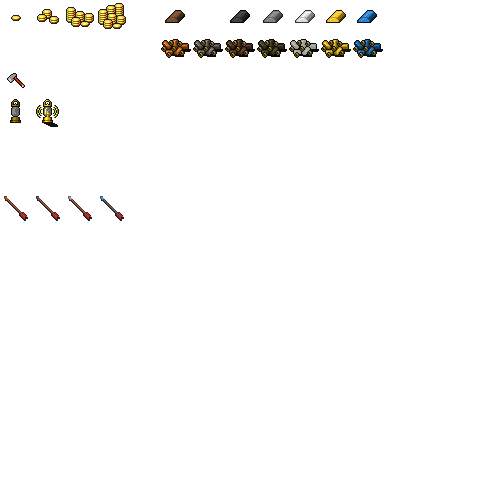
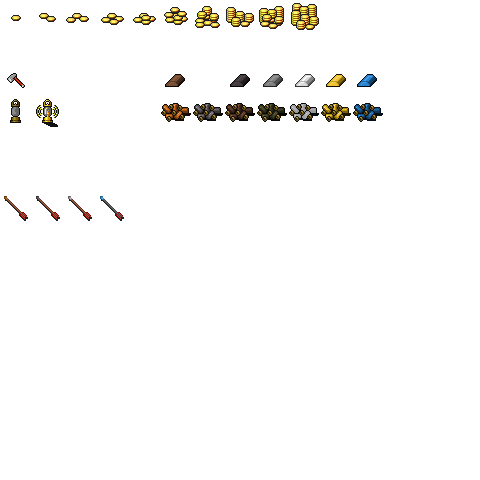
Layers edited between the first and the second 480 × 480 image:
renamed "general.png" to "general.png copy", painted on it over (37, 3, 383, 122)
